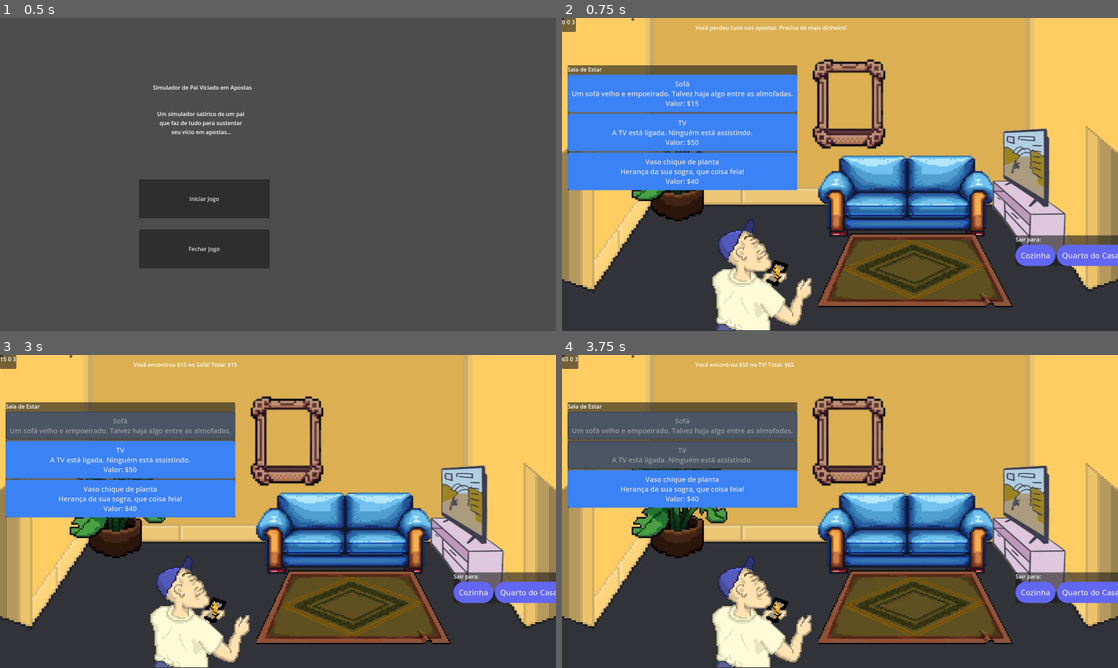
Above: before the commit, frames 1-4 (two rows, left to right).
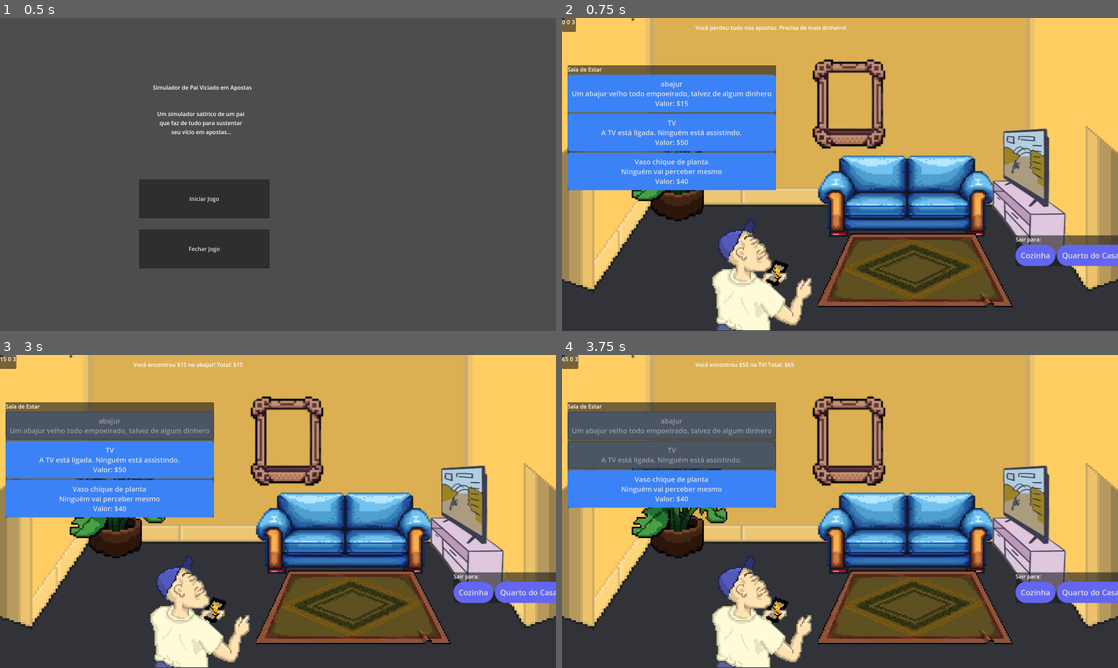
Above: after the commit, the same moments.

Repository: Tigers-Nook/PVA
Game: Godot game, scene res://Scenes/menu.tscn
Same seed, same stepped clock (60 frames per second), same inputs: the game is played once before the commit and once after it.
Inputs (mouse positions are in pixels of both pictures, inside the frame that each line leads up to):
- Up to frame 1 (0.5 s): no input
- Up to frame 2 (0.75 s): click "Iniciar Jogo" at 0.5 s
- Up to frame 3 (3 s): click (0, 355) at 1.27 s; click (72, 355) at 2.02 s; click (122, 430) at 2.75 s, where only the run before the commit has a clickable "Sofá Um sofá velho e empoeira…"
- Up to frame 4 (3.75 s): click "TV A TV está ligada. Ninguém …" at 3.5 s

Frame 1 is identical in both runs. In frame 2, 2.9% of the frame differs, in the area x 4-43%, y 15-56%; in frame 3, 2.7%; in frame 4, 2.3%.

Commit message:
Update GameManager.gd

Diff:
--- a/Scripts/GameManager.gd
+++ b/Scripts/GameManager.gd
@@ -19,26 +19,26 @@
 	"livingRoom": {
 		"name": "Sala de Estar",
 		"items": {
-			"sofa": {"name": "Sofá", "value": 15, "found": false, "description": "Um sofá velho e empoeirado. Talvez haja algo entre as almofadas."},
+			"lampshade": {"name": "abajur", "value": 15, "found": false, "description": "Um abajur velho todo empoeirado, talvez de algum dinhero"},
 			"tv": {"name": "TV", "value": 50, "found": false, "description": "A TV está ligada. Ninguém está assistindo."},
-			"fancy potted plant":{"name":"Vaso chique de planta","value": 40,"found": false,"description":"Herança da sua sogra, que coisa feia!" }
+			"fancy potted plant":{"name":"Vaso chique de planta","value": 40,"found": false,"description":"Ninguém vai perceber mesmo" }
 		},
 		"exits": ["kitchen", "bedroom"],
 	},
 	"kitchen": {
 		"name": "Cozinha",
 		"items": {
-			"cookieJar": {"name": "Pote de Biscoitos", "value": 0, "found": false, "description": "Um pote de biscoitos vazio. Que decepção."},
-			"fridge": {"name": "Geladeira", "value": 30, "found": false, "description": "Cheia de sobras. Nenhuma nota de dinheiro aqui."},
-			"dining table":{"name":"Mesa de jantar","value":150,"found":false,"description":"Boa! Vai comer no chão agora?"}
+			"microwave": {"name": "microondas", "value": 40, "found": false, "description": "Seu presente de casamento, que coisa feia!"},
+			"blender": {"name": "liquidificador", "value": 20, "found": false, "description": "Cheia de sobras. Nenhuma nota de dinheiro aqui."},
+			"dining table":{"name":"Mesa de jantar","value":50,"found":false,"description":"Boa! Vai comer no chão agora?"}
 		},
 		"exits": ["livingRoom"],
 	},
 	"bedroom": {
 		"name": "Quarto do Casal",
 		"items": {
-			"nightstand": {"name": "Mesa de Cabeceira", "value": 20, "found": false, "description": "Pode haver algum trocado aqui."},
-			"wardrobe": {"name": "Guarda-roupa", "value": 30, "found": false, "description": "Cheio de roupas velhas."},
+			"cell phone": {"name": "Celular", "value": 20, "found": false, "description": "Ainda bem que roda roblox nesse tijolo ainda, senão não daria para vender!"},
+			"wardrobe": {"name": "Guarda-roupa", "value": 0, "found": false, "description": "Cheio de roupas velhas."},
 			"wifePurse": {"name": "Bolsa da Esposa", "value": 45, "found": false, "description": "A bolsa da sua esposa. Um risco alto, mas uma recompensa maior."},
 		},
 		"exits": ["livingRoom", "kidsRoom", "bathroom"],
@@ -46,16 +46,28 @@
 	"kidsRoom": {
 		"name": "Quarto das Crianças",
 		"items": {
-			"piggyBank": {"name": "Cofre do Porquinho", "value": 20, "found": false, "description": "O cofre do porquinho das crianças. Que dilema moral..."},
+			"video game": {"name": "Vídeo game", "value": 30, "found": false, "description": "O video game de seu filho. Que dilema moral..."},
 			"Rare pokemon card": {"name": "Cartinha de pokemon rara ", "value": 10, "found": false, "description": "Seu filho demorou tanto para encontrar "},
 			"patched soccer ball":{"name":"bola de futebol remendada","value": 0,"found": false, "description": "Tá perdoando nada mesmo viu " }
 		},
 		"exits": ["bedroom"],
 	},
+
+	"mother-in-law's room":{
+		"name": "Quarto da sogra",
+		"items":{
+			"Bengal":{"name":"Bengala","value":0,"found":false,"description":"Se dependesse de você a sua sogra estaria no azilo né?"},
+			"deceased father-in-law's wedding ring":{"name":"Aliança do sogro falecido","value": 50,"found":false,"description":"Depois não se assuste quando ele vier te assombrar!"},
+			"envelope with money to play the mega sena":{"name": "envelope com dinheiro para jogar na mega sena","value":40,"found":false,"description":"Se deixasse quieto, poderia até ter ganhado mais"}
+		},
+		"exits":["bathroom"]
+	},
 	"bathroom": {
 		"name": "Banheiro",
 		"items": {
-			"medicineCabinet": {"name": "Armário de Remédios", "value": 0, "found": false, "description": "Apenas remédios e produtos de higiene."},
+			"Dryer": {"name": "Secador", "value": 15, "found": false, "description": "Sua mulher vai te bater!"},
+			"toothbrush":{"name":"Escova de dente", "value": 0,"found": false, "description": "Vai fazer o que? Escovar a dentadura da sua sogra?"},
+			"shampoo":{"name":"shampoo","value":5,"found":false, "description":"Produtos Ivone né queridos!"}
 		},
 		"exits": ["bedroom"],
 	},
